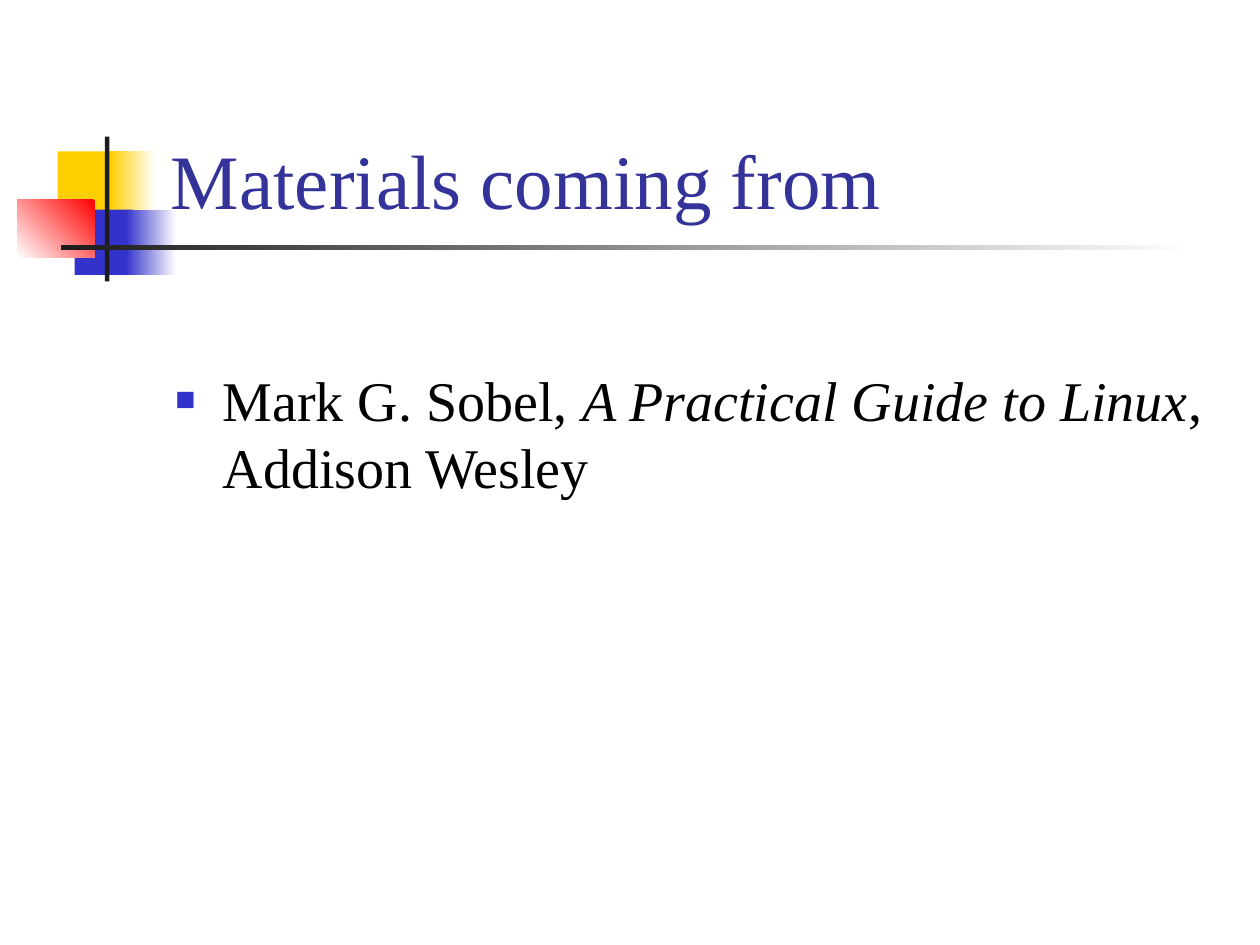
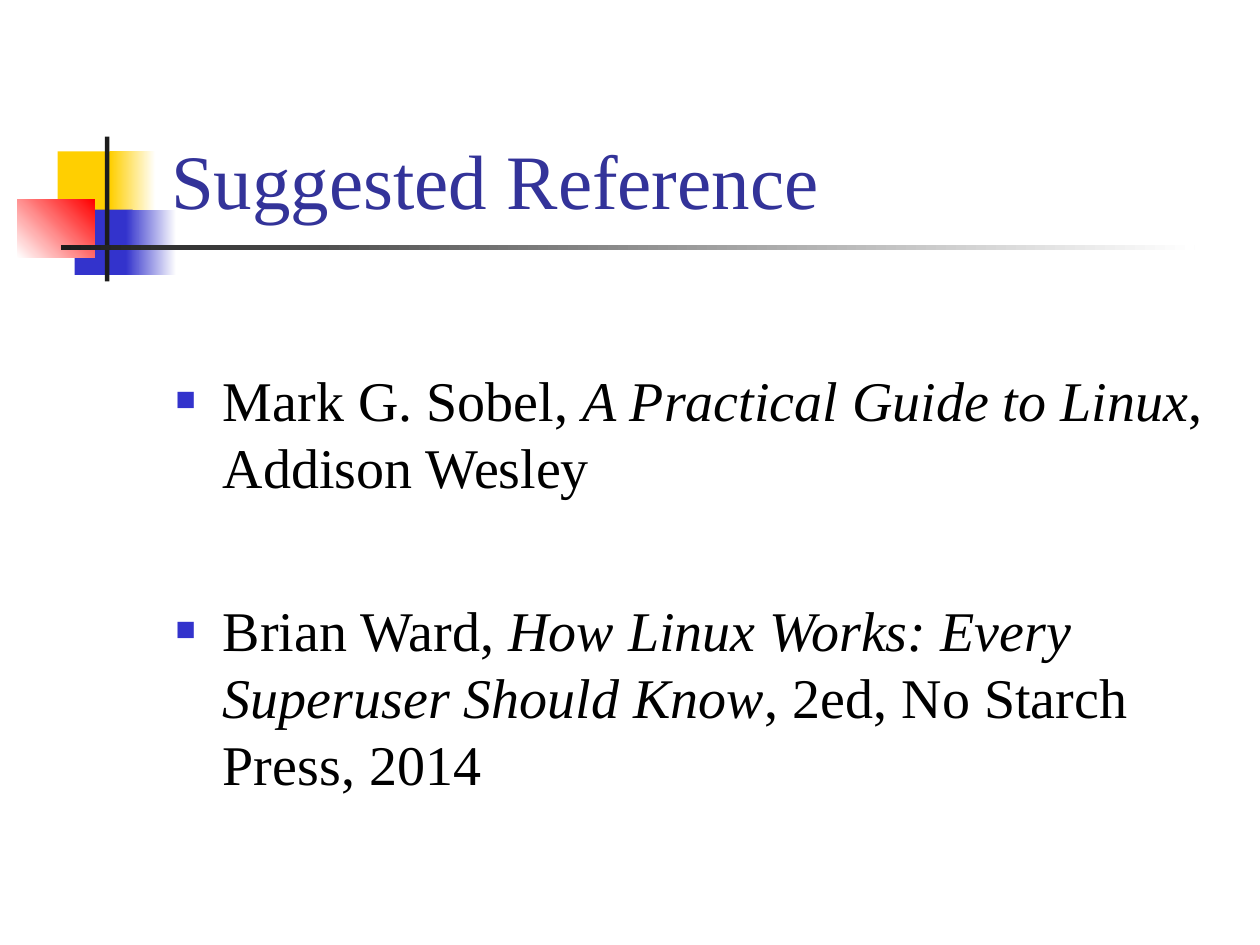
Before and after one commit to CGUSystemCourses/Unix-2015, a slide deck: slide 3 of Lectures/lec01-unix_adm/lec01-unix_adm.ppt. Drawn at 1260x945 pixels with LibreOffice and Linux fonts; fonts in the diff are those of the drawing. Boxes give left, top, right and bottom in pixels: in the first picture for what was removed or moved away, otherwise in the second. Text is boxed around its words. In the diff, an @@ line names an element or a change of style, - is before the commit and + after.

```diff
--- a/Lectures/lec01-unix_adm/lec01-unix_adm.ppt
+++ b/Lectures/lec01-unix_adm/lec01-unix_adm.ppt
@@ title at (x1=171, y1=155, x2=819, y2=224): text changed @@
-Materials coming from
+Suggested Reference
@@ rectangle at (x1=126, y1=209, x2=176, y2=275): fill gradient #FFFFFF to #3333CC to gradient #3333CC to #FFFFFF @@
@@ text at (x1=223, y1=612, x2=1127, y2=794): paragraph added @@
+■ Brian Ward, How Linux Works: Every Superuser Should Know, 2ed, No Starch Press, 2014
```
Also in this commit, not shown: 22 other slides changed, 1 other file.
